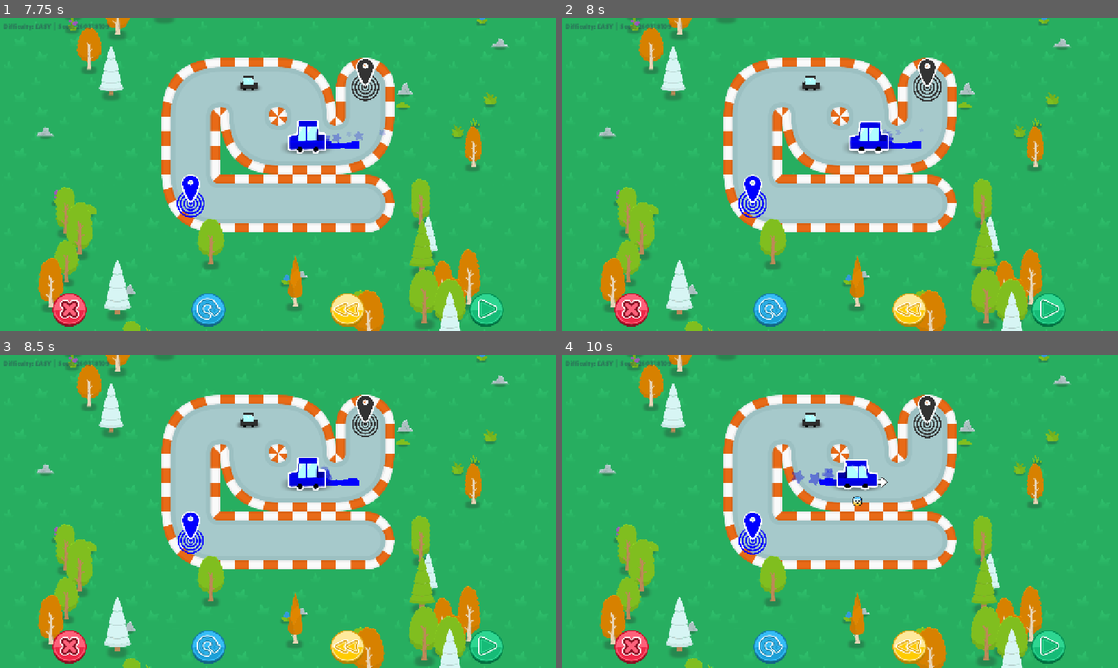
Above: before the commit, frames 1-4 (two rows, left to right).
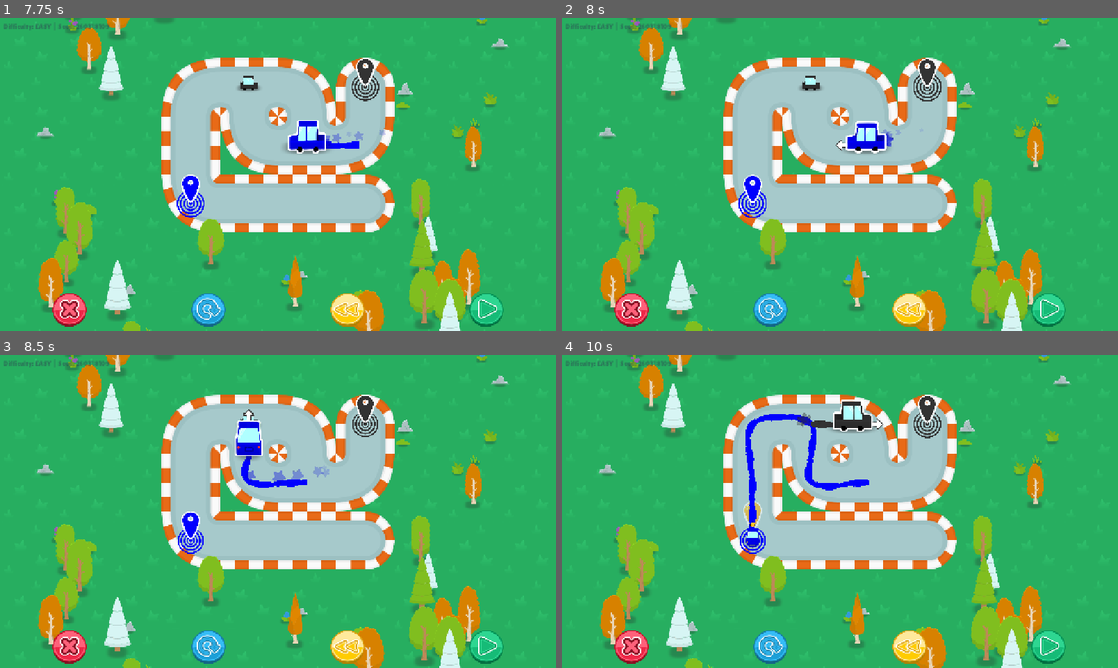
Above: after the commit, the same moments.

Repository: Pandaqi/rainbow-express
Game: Godot game, scene res://puzzle-framework/menu/menu.tscn
Two runs of this game, one before a commit and one after it. Both use one fixed random seed, a clock stepped at 60 frames per second and the inputs below.
Inputs (mouse positions are in pixels of both pictures, inside the frame that each line leads up to):
- Up to frame 1 (7.75 s): click "Difficulty: Easy" at 0.5 s; click (344, 309) at 1.25 s; click (211, 309) at 2 s; click (211, 309) at 2.75 s; click (211, 309) at 3.5 s; tap Enter (ui_accept) at 4.25, 4.35, 4.52, 4.82, 5.1, 5.27, 5.57, 5.85, 6.6, 6.77, 7.07, 7.35, 7.52 s; move the mouse to (305, 136) at 4.27 s; hold Right (ui_right) 4.28-5.03 s; click (305, 136) at 4.42 s; move the mouse to (250, 80) at 5.02 s; hold Down (ui_down) 5.03-5.78 s; click (250, 80) at 5.17 s; move the mouse to (333, 105) at 5.77 s; hold Right (ui_right) 5.78-6.53 s; move the mouse to (250, 237) at 6.52 s; hold Up (ui_up) 6.53-7.28 s; click (250, 237) at 6.67 s; move the mouse to (444, 221) at 7.27 s; hold Left (ui_left) from 7.28 s (still down)
- Up to frame 2 (8 s): keep holding Left (ui_left); tap Enter (ui_accept) at 7.82 s; tap Escape (ui_cancel) at 7.9 s
- Up to frame 3 (8.5 s): keep holding Left (ui_left); move the mouse to (111, 464) at 8.02 s; tap Enter (ui_accept) at 8.1, 8.27 s
- Up to frame 4 (10 s): tap Enter (ui_accept) at 8.57, 8.85, 9.6, 9.77 s; move the mouse to (867, 511) at 8.77 s; release Left (ui_left) at 8.78 s; hold Down (ui_down) 8.78-9.53 s; click (867, 511) at 8.92 s; move the mouse to (756, 433) at 9.52 s; hold Right (ui_right) from 9.53 s (still down)

Frame 1 is identical in both runs. In frame 2, 0.5% of the frame differs, in the area x 49-65%, y 32-44%; in frame 3, 1.7%; in frame 4, 2.9%, in the area x 31-59%, y 14-64%.

Commit message:
Finishes the game

Diff:
--- a/generation/puzzle_generator.gd
+++ b/generation/puzzle_generator.gd
@@ -333,3 +333,13 @@
 	if conn.was_visited(): return true
 
 	return false
+
+func get_solution(vis:PuzzleVisualizer) -> Array[PuzzleCommand]:
+	var arr : Array[PuzzleCommand] = []
+	for c in range(count_cars()):
+		var car : Car = vis.cars.cars[c]
+		var route := car_routes[c]
+		for p in range(1, route.size()):
+			var cell := vis.get_cell_for_data(route[p])
+			arr.append(CommandMove.new(car, cell))
+	return arr
--- a/map/cars/cars.gd
+++ b/map/cars/cars.gd
@@ -81,8 +81,9 @@
 		return
 	change_active(-1)
 
-func is_finished() -> bool:
-	return active_index >= cars.size()
+func all_have_finished() -> bool:
+	var cars_finished := cars.filter(func(c:Car): return c.arrived)
+	return cars_finished.size() >= cars.size()
 
 func set_active(idx:int) -> void:
 	change_active(idx - active_index)
@@ -97,11 +98,11 @@
 	cur_active = get_active_car()
 
 	if cur_active: cur_active.set_active(true)
-	if is_finished(): finished.emit()
+	if all_have_finished(): finished.emit()
 
 func get_active_index() -> int:
 	return clampi(active_index, 0, cars.size() - 1)
 
 func get_active_car() -> Car:
-	if active_index < 0 or is_finished(): return null
+	if active_index < 0 or all_have_finished(): return null
 	return cars[get_active_index()]
--- a/map/puzzle_visualizer.gd
+++ b/map/puzzle_visualizer.gd
@@ -89,9 +89,6 @@
 	return null
 
 func _input(ev:InputEvent) -> void:
-	if OS.is_debug_build() and ev.is_action_released("ui_accept"):
-		commands.undo_last_turn()
-
 	var vec := Vector2i.ZERO
 	if ev.is_action_released("ui_left"): vec = Vector2i.LEFT
 	if ev.is_action_released("ui_right"): vec = Vector2i.RIGHT
@@ -184,7 +181,7 @@
 func on_visualization_done() -> void:
 	commands = PuzzleCommands.new()
 	commands.prepare_for_play()
-	game_menu.commands = commands
+	commands.set_solution(generator.get_solution(self))
 
 	PuzzleFramework.start_puzzle()
 	if cars.freeform_selection:
--- a/map/roads/cell.gd
+++ b/map/roads/cell.gd
@@ -44,7 +44,6 @@
 	# car destination
 	var type_destination := Cars.get_car_type(data.is_destination_for)
 	mode_switcher.update(type_destination)
-	print("DESTINATION TYPE | " + str(type_destination))
 	var is_dest := data.is_destination()
 	var dest_reached := data.has_been_reached()
 
--- a/puzzle-framework/commands/puzzle_commands.gd
+++ b/puzzle-framework/commands/puzzle_commands.gd
@@ -10,8 +10,15 @@
 ## You can set this to true while generating because you might want certain things to not happen (rr happen differently) while generating compared to while playing
 @export var generating := true
 
-## Whether it plays a sound effect upon rewind
+## Whether it plays a sound effect upon rewind => @TODO: will probably be extended to a more general "trigger (visual) effects or not" in the future
 @export var play_audio := false
+
+## Custom set by the game; the list of commands that represent the solution to the puzzle
+var solution : Array[PuzzleCommand] = []
+
+## Used for tracking where we are when solving solution in sequence;
+## If we allow giving a hint at any moment, we need to manually track the turn number and set it here too
+var solution_index := -1
 
 signal do_started()
 signal do_finished()
@@ -25,6 +32,7 @@
 	return busy
 
 func prepare_for_play() -> void:
+	PuzzleFramework.commands = self
 	play_audio = true
 	generating = false
 
@@ -73,6 +81,24 @@
 	undo_finished.emit()
 	busy = false
 
+func set_solution(s:Array[PuzzleCommand]) -> void:
+	solution = s
+	solution_index = -1
+
+func give_next_hint() -> void:
+	if is_busy(): return
+
+	solution_index += 1
+	if solution_index < 0 or solution_index >= solution.size(): return
+
+	start_new_turn()
+	await execute_command(solution[solution_index])
+
+func play_full_solution() -> void:
+	solution_index = -1
+	while solution_index < solution.size():
+		await give_next_hint()
+
 func play_undo_audio() -> void:
 	if not play_audio: return
 	PuzzleAudio.play_audio_nice(PuzzleFramework.audio.undo_audio)
--- a/puzzle-framework/game/game_menu.gd
+++ b/puzzle-framework/game/game_menu.gd
@@ -7,6 +7,7 @@
 @export var button_back : TextureButton
 @export var button_restart : TextureButton
 @export var button_undo : TextureButton
+@export var button_hint : TextureButton
 @export var button_next : TextureButton
 
 @export var label_feedback : Label
@@ -14,21 +15,22 @@
 @export var allow_back := true
 @export var allow_restart := true
 @export var allow_undo := false
+@export var allow_hint := false
 @export var allow_next := true
 
 @export var size := 96.0
-
-var commands : PuzzleCommands
 
 func _ready() -> void:
 	button_back.pressed.connect(_on_button_back_pressed)
 	button_restart.pressed.connect(_on_button_restart_pressed)
 	button_undo.pressed.connect(_on_button_undo_pressed)
+	button_hint.pressed.connect(_on_button_hint_pressed)
 	button_next.pressed.connect(_on_button_next_pressed)
 
 	if not allow_back: button_back.hide()
 	if not allow_undo: button_undo.hide()
 	if not allow_next: button_next.hide()
+	if not allow_hint: button_hint.hide()
 	if not allow_restart: button_restart.hide()
 
 	container.custom_minimum_size.y = size
@@ -48,8 +50,12 @@
 	PuzzleFramework.reload_current_puzzle()
 
 func _on_button_undo_pressed() -> void:
-	if (not commands) or (not allow_undo): return
-	commands.undo_last_turn()
+	if (not PuzzleFramework.commands) or (not allow_undo): return
+	PuzzleFramework.commands.undo_last_turn()
+
+func _on_button_hint_pressed() -> void:
+	if (not PuzzleFramework.commands) or (not allow_hint): return
+	PuzzleFramework.commands.give_next_hint()
 
 func _on_button_next_pressed() -> void:
 	PuzzleFramework.load_new_puzzle()
--- a/puzzle-framework/game/game_menu.tscn
+++ b/puzzle-framework/game/game_menu.tscn
@@ -4,15 +4,17 @@
 [ext_resource type="PackedScene" uid="uid://c0ummp03bidvl" path="res://puzzle-framework/ui/buttons/button_back.tscn" id="2_nt4ip"]
 [ext_resource type="PackedScene" uid="uid://bstin8v7fa33i" path="res://puzzle-framework/ui/buttons/button_restart.tscn" id="3_g2ycg"]
 [ext_resource type="PackedScene" uid="uid://bg3okbe3j45a8" path="res://puzzle-framework/ui/buttons/button_undo.tscn" id="4_rs2vk"]
+[ext_resource type="PackedScene" uid="uid://b1an4igq6jdod" path="res://puzzle-framework/ui/buttons/button_hint.tscn" id="5_nt4ip"]
 [ext_resource type="PackedScene" uid="uid://vp1m4bup3jph" path="res://puzzle-framework/ui/buttons/button_next.tscn" id="5_yjix4"]
 
-[node name="GameMenu" type="CanvasLayer" unique_id=950523672 node_paths=PackedStringArray("container", "label_seed", "button_back", "button_restart", "button_undo", "button_next", "label_feedback")]
+[node name="GameMenu" type="CanvasLayer" unique_id=950523672 node_paths=PackedStringArray("container", "label_seed", "button_back", "button_restart", "button_undo", "button_hint", "button_next", "label_feedback")]
 script = ExtResource("1_u4vc1")
 container = NodePath("MarginContainer")
 label_seed = NodePath("Seed/Label")
 button_back = NodePath("MarginContainer/VBoxContainer/ButtonBack")
 button_restart = NodePath("MarginContainer/VBoxContainer/ButtonRestart")
 button_undo = NodePath("MarginContainer/VBoxContainer/ButtonUndo")
+button_hint = NodePath("MarginContainer/VBoxContainer/ButtonHint")
 button_next = NodePath("MarginContainer/VBoxContainer/ButtonNext")
 label_feedback = NodePath("FeedbackLarge/Label")
 
@@ -65,6 +67,9 @@
 ignore_texture_size = true
 stretch_mode = 5
 
+[node name="ButtonHint" parent="MarginContainer/VBoxContainer" unique_id=1703315551 instance=ExtResource("5_nt4ip")]
+layout_mode = 2
+
 [node name="ButtonNext" parent="MarginContainer/VBoxContainer" unique_id=1908077659 instance=ExtResource("5_yjix4")]
 layout_mode = 2
 size_flags_horizontal = 3
--- a/puzzle-framework/puzzle_framework.gd
+++ b/puzzle-framework/puzzle_framework.gd
@@ -23,9 +23,12 @@
 @export var settings : Array[PuzzleSetting] = []
 var settings_by_id : Dictionary[String, PuzzleSetting] = {}
 
+var commands : PuzzleCommands
+
 var puzzle_seed := 0
 var state := State.MENU
 var audio : PuzzleAudio
+var debug : PuzzleDebug
 var num_attempts := 0
 var num_attempts_same_puzzle := 0
 
@@ -43,6 +46,9 @@
 func _enter_tree() -> void:
 	audio = PuzzleAudio.new()
 	add_child(audio)
+
+	debug = PuzzleDebug.new()
+	add_child(debug)
 
 	for setting in settings:
 		settings_by_id[setting.key] = setting
--- /dev/null
+++ b/puzzle-framework/tools/puzzle_debug.gd
@@ -0,0 +1,15 @@
+extends Node
+class_name PuzzleDebug
+
+func _input(ev:InputEvent) -> void:
+	if not OS.is_debug_build(): return
+	debug_commands(ev)
+	# debug_something_else()
+
+func debug_commands(ev) -> void:
+	if not PuzzleFramework.commands: return
+
+	if ev.is_action_released("ui_accept"):
+		PuzzleFramework.commands.undo_last_turn()
+	if ev.is_action_released("ui_cancel"):
+		PuzzleFramework.commands.play_full_solution()
--- a/puzzle-framework/tools/puzzle_tween.gd
+++ b/puzzle-framework/tools/puzzle_tween.gd
@@ -22,6 +22,14 @@
 	tw.tween_property(obj, "rotation", 0, 0.25*dur)
 	return tw
 
+# @TODO
+# PuzzleFeedback.TYPE would be some default GOOD/NEUTRAL/BAD
+# feedback_scene would be something that automatically animates itself popping in, fading away, deleting itself
+#static func give_feedback(cont:Node2D, txt:String, type:PuzzleFeedback.Type) -> Node2D:
+	#var fb := feedback_scene.instantiate()
+	#fb.set_data(txt, type)
+	#cont.add_child(fb)
+
 static func force_tween_completion(tw:Tween, dur := 10.0) -> void:
 	if not tw.is_running(): return
 
--- /dev/null
+++ b/puzzle-framework/ui/buttons/button_hint.tscn
@@ -0,0 +1,13 @@
+[gd_scene format=3 uid="uid://b1an4igq6jdod"]
+
+[ext_resource type="Texture2D" uid="uid://ca47ndgpfwoj7" path="res://puzzle-framework/ui/sprites/ui-button-hint.png" id="1_5yr7t"]
+[ext_resource type="Texture2D" uid="uid://dwna8t847ncgv" path="res://puzzle-framework/ui/sprites/ui-button-hint-pressed.png" id="2_5ppx7"]
+[ext_resource type="Texture2D" uid="uid://babgvr4wvrhfe" path="res://puzzle-framework/ui/sprites/ui-button-hint-hover.png" id="3_83vpo"]
+
+[node name="ButtonHint" type="TextureButton" unique_id=1703315551]
+size_flags_horizontal = 3
+texture_normal = ExtResource("1_5yr7t")
+texture_pressed = ExtResource("2_5ppx7")
+texture_hover = ExtResource("3_83vpo")
+ignore_texture_size = true
+stretch_mode = 5
Binary file removed: non-game/snail-shop-mockup.png
Not shown, added: puzzle-framework/tools/puzzle_debug.gd.uid
Binary file added: puzzle-framework/ui/sprites/ui-button-hint-hover.png
Not shown, added: puzzle-framework/ui/sprites/ui-button-hint-hover.png.import
Binary file added: puzzle-framework/ui/sprites/ui-button-hint-pressed.png
Not shown, added: puzzle-framework/ui/sprites/ui-button-hint-pressed.png.import
Binary file added: puzzle-framework/ui/sprites/ui-button-hint.png
Not shown, added: puzzle-framework/ui/sprites/ui-button-hint.png.import
Not shown, changed: non-game/devlog.md
Not shown, changed: non-game/idea-and-todo.md
